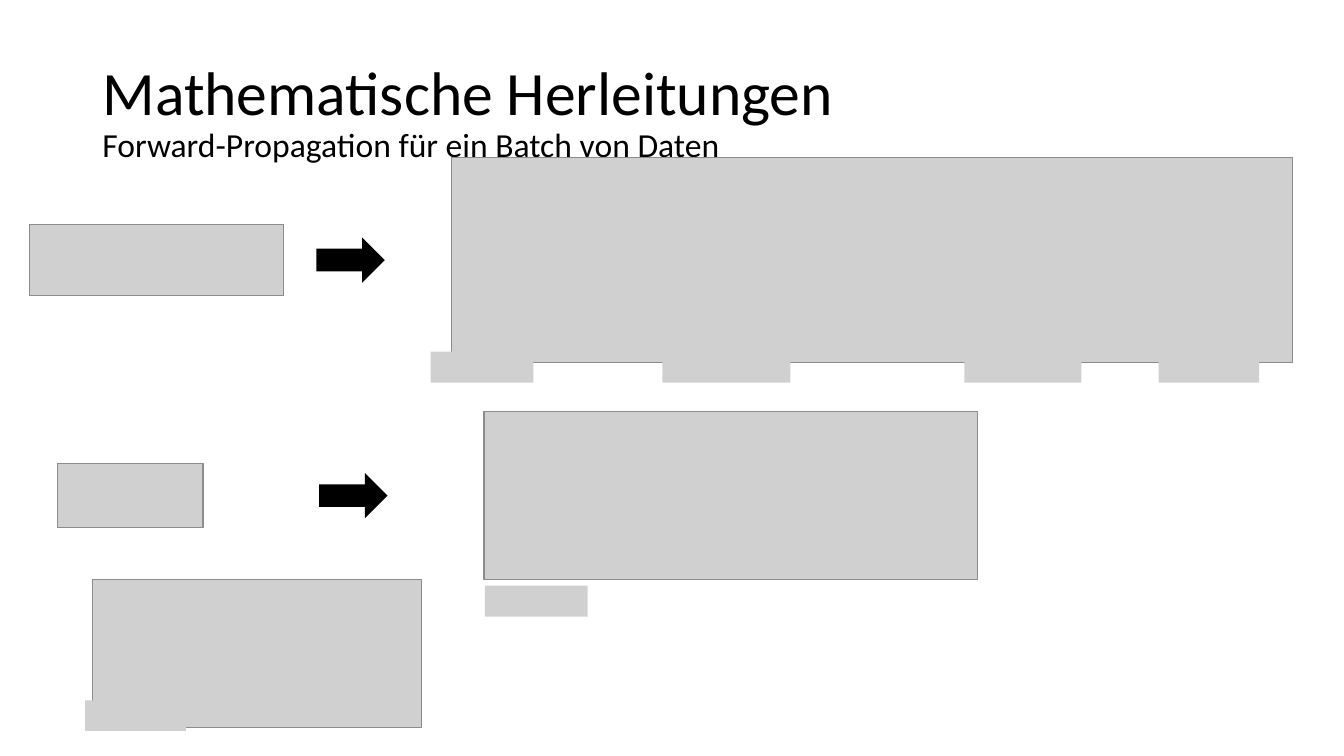
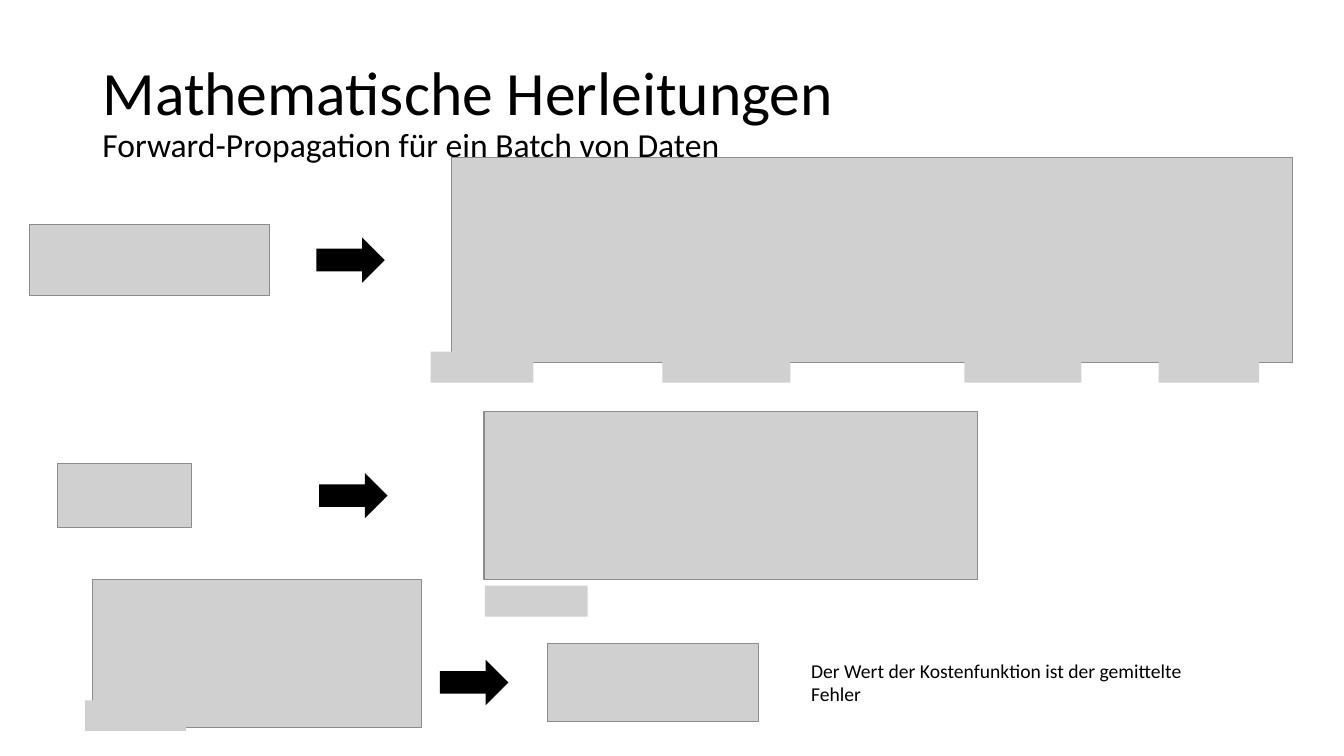
Before and after one commit to kevinsuedmersen/neural_networks_from_scratch, a slide deck: slide 6 of theory/submission/result_presentation.pptx. Drawn at 1344x756 pixels with LibreOffice and Linux fonts; fonts in the diff are those of the drawing; grey boxes stand for pictures. Boxes give left, top, right and bottom in pixels: in the first picture for what was removed or moved away, otherwise in the second. Text is boxed around its words. In the diff, an @@ line names an element or a change of style, - is before the commit and + after.

Commit message:
Revised BP3.2

```diff
--- a/theory/submission/result_presentation.pptx
+++ b/theory/submission/result_presentation.pptx
@@ picture: place and size @@
-picture at bbox=[29, 225, 283, 296]
+picture at bbox=[29, 225, 270, 296]
@@ picture: place and size @@
-picture at bbox=[57, 464, 204, 528]
+picture at bbox=[57, 464, 192, 528]
@@ picture added at bbox=[547, 643, 758, 722] @@
@@ right arrow added at bbox=[441, 660, 509, 706], fill #000000 @@
@@ text added at bbox=[811, 664, 1182, 701], 14 pt, text #000000 @@
+Der Wert der Kostenfunktion ist der gemittelte Fehler
```
Also in this commit, not shown: 1 other slide changed, 1 slide added, 5 slides removed.
